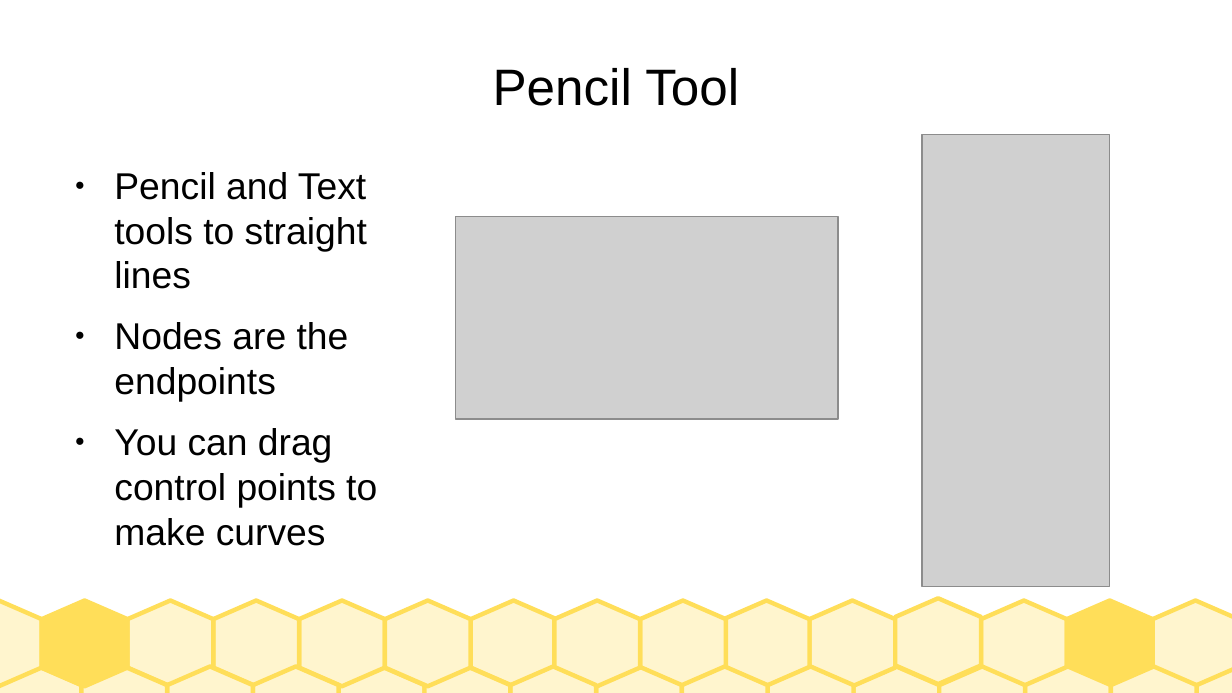
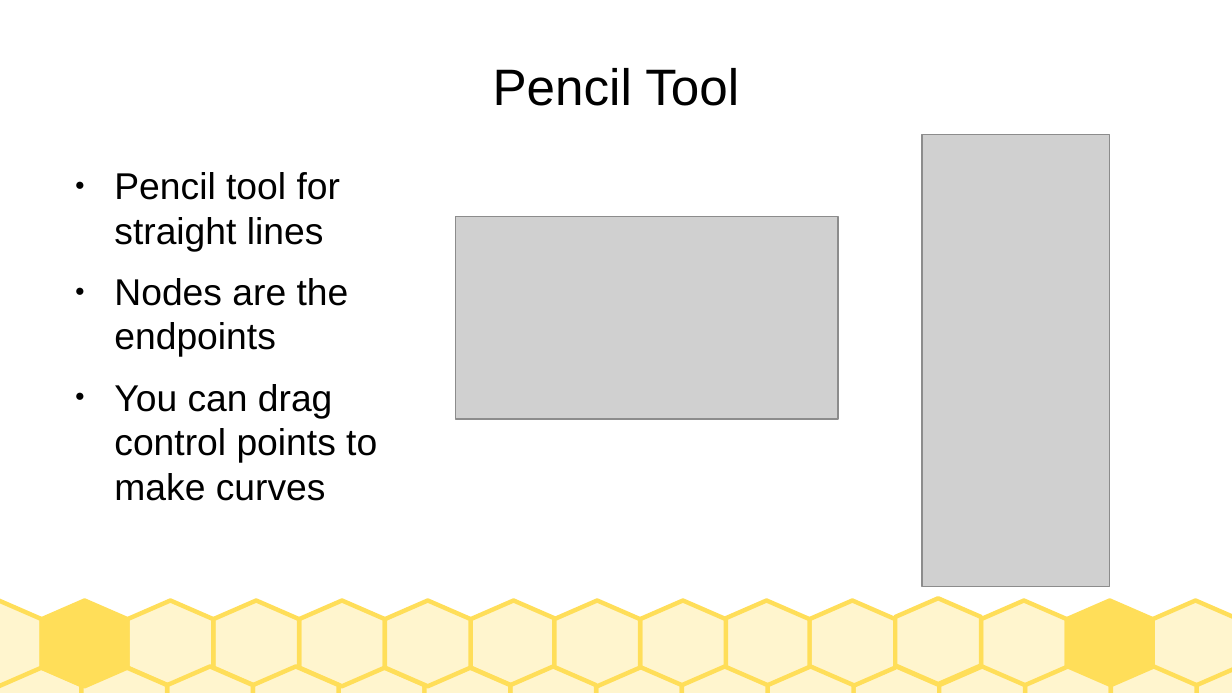
Before and after one commit to jarney/SparkStudioSalem-IndustrialLaserCutters, a slide deck: slide 14 of Training-GeneralPublic.odp. Drawn at 1232x693 pixels with LibreOffice and Linux fonts; fonts in the diff are those of the drawing; grey boxes stand for pictures. Boxes give left, top, right and bottom in pixels: in the first picture for what was removed or moved away, otherwise in the second. Text is boxed around its words. In the diff, an @@ line names an element or a change of style, - is before the commit and + after.

```diff
--- a/Training-GeneralPublic.odp
+++ b/Training-GeneralPublic.odp
@@ text at (x1=114, y1=172, x2=340, y2=251): text changed @@
-● Pencil and Text tools to straight lines
+● Pencil tool for straight lines
```
Also in this commit, not shown: 2 other slides changed, 2 slides added, 1 slide removed, 3 other files.
